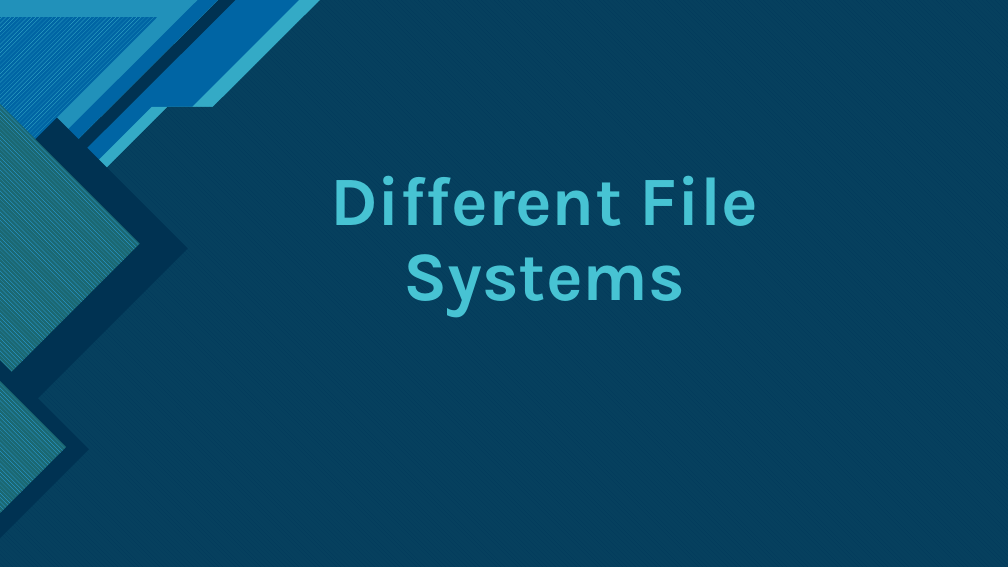
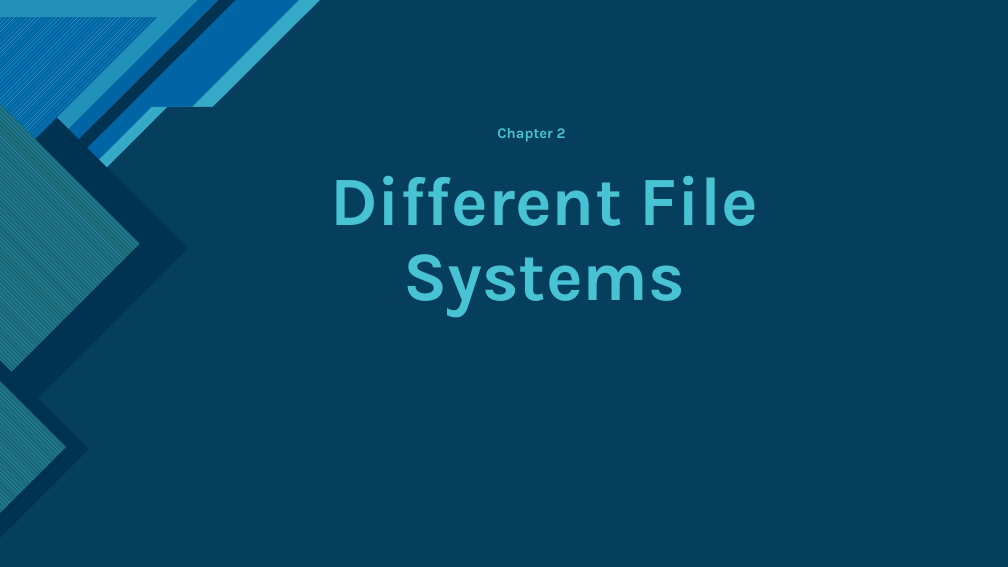
Before and after one commit to psuuc-jbgarcia/Object-Oriented-Programming-Lesson, a slide deck: slide 1 of Platform Technologies/Pre Lim/week 2/Lecture/Chapter_2Different File Systems.pptx. Drawn at 1008x567 pixels with LibreOffice and Linux fonts; fonts in the diff are those of the drawing. Boxes give left, top, right and bottom in pixels: in the first picture for what was removed or moved away, otherwise in the second. Text is boxed around its words. In the diff, an @@ line names an element or a change of style, - is before the commit and + after.

```diff
--- a/Platform Technologies/Pre Lim/week 2/Lecture/Chapter_2Different File Systems.pptx
+++ b/Platform Technologies/Pre Lim/week 2/Lecture/Chapter_2Different File Systems.pptx
@@ text added at (497,128,566,142), 14 pt, text #47C3D3, bold @@
+Chapter 2
```
Also in this commit, not shown: 4 other files.
